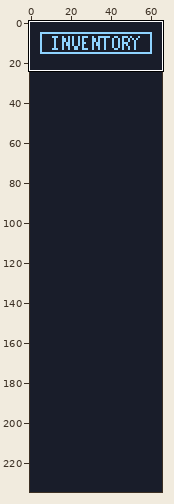
Pixel-art file, stored at games/Phaser-Snake-Game/public/assets/sprites/UI_InventoryBG.aseprite. The first picture is a wide view before the edit; the outline marks the close-up.
Close-up. Before:
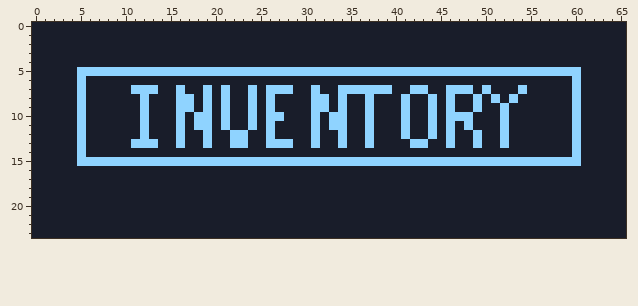
66x235 pixels, 1 frame. Shown: x 0..65, y 0..23.
New version:
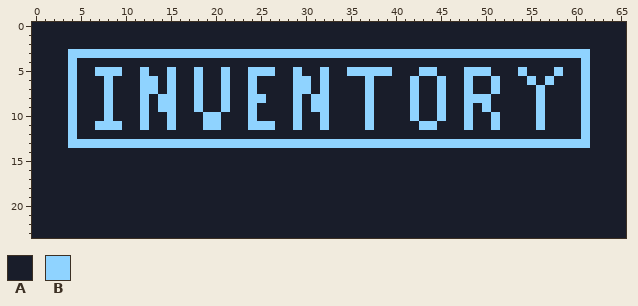
Palette (. is transparent): A #191d2a  B #8fd3ff
Diff:
Changed rows in their new state; - is an unchanged pixel.
first column x 4:
 3 BBBBBBBBBBBBBBBBBBBBBBBBBBBBBBBBBBBBBBBBBBBBBBBBBBBBBBBBBB
 4 B--------------------------------------------------------B
 5 BAA---AA-AA-AA-AA-AA---AA-AA-AA-----AAA--AAA---AAA-AAA-AAB
 6 BA--B---BB-B--B--B--B----BB-B----B----B--B--B--B---B-B--AB
 7 BA--B--A---BA-BA------AAABBAB-AAA-AA---A-BAA--AB--A-B---AB
 8 BA--B-----BBAABA-----BA--B----A------AB-ABA-B-BA-A--B---AB
 9 BA--B-----BBAABA------A--B----A------AB-ABA-BAB-A---B---AB
10 BA--B------BA-A-BA----AA-B-ABAA------AB-ABAA---BA---B---AB
11 BA-BBB-----BA-A-BA---B---B-ABAA------A-B--A----BA---B---AB
12 BA------A---A--A--AA--A----A--A--A---A--A-A--A--A-------AB
13 B-BBBBB---BB-BB-BB--BB---BB-BB-BB-BBBB--BB-BB-BB-BBBBBBB-B
14 -A------------------------------------------------------A-
15 -AAAAAAAAAAAAAAAAAAAAAAAAAAAAAAAAAAAAAAAAAAAAAAAAAAAAAAAA-
Changed places in both close-ups, as pixel boxes (x1, y1, x2, y2):
changed: (68, 49, 590, 166)
